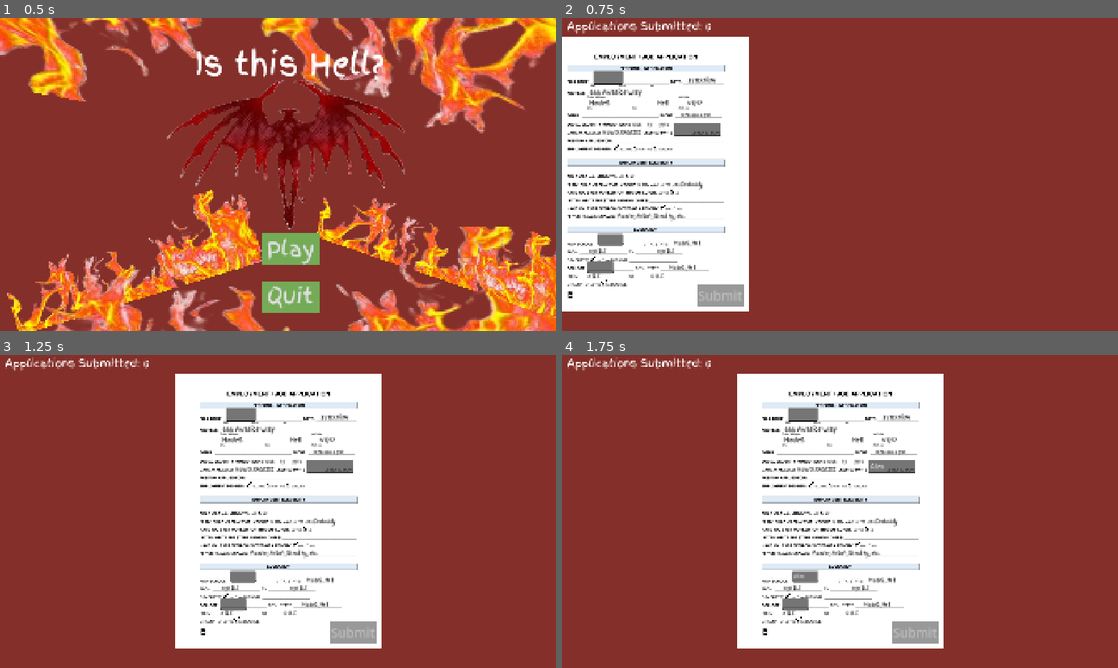
Above: before the commit, frames 1-4 (two rows, left to right).
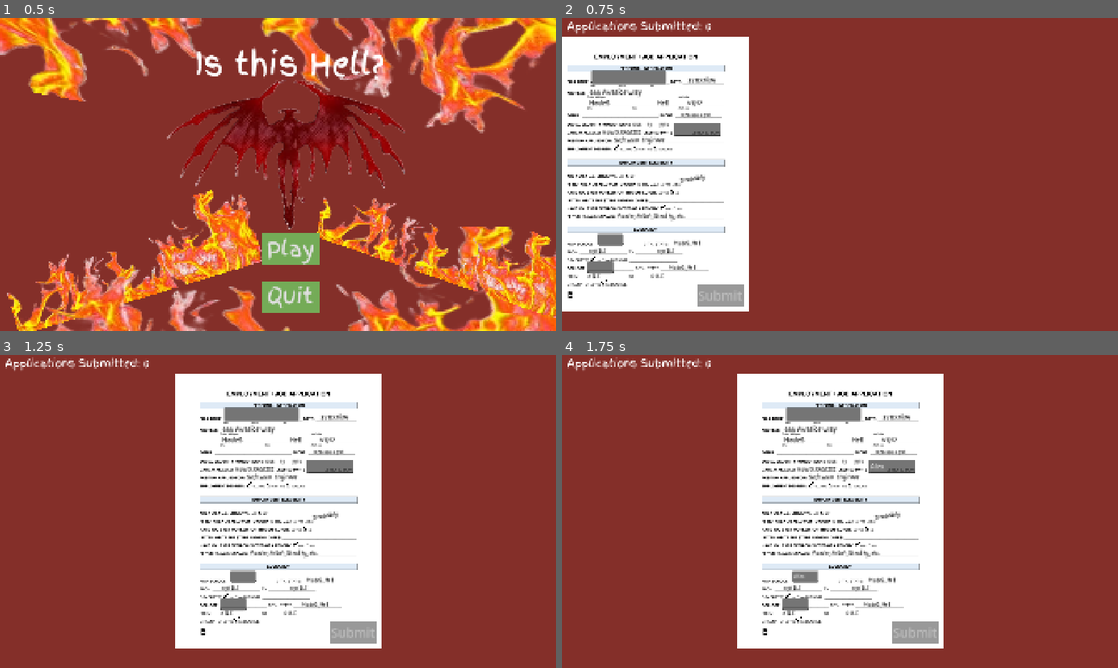
Above: after the commit, the same moments.

Repository: Nick-Binetti/Roll-Your-Fate-Jam-Spring-26-
Game: Godot game, scene res://MainMenu.tscn
Same seed, same stepped clock (60 frames per second), same inputs: the game is played once before the commit and once after it.
Inputs (mouse positions are in pixels of both pictures, inside the frame that each line leads up to):
- Up to frame 1 (0.5 s): no input
- Up to frame 2 (0.75 s): click "Play" at 0.5 s
- Up to frame 3 (1.25 s): no input
- Up to frame 4 (1.75 s): click (890, 467) at 1.27 s; type "Alex" at 1.35 s; click (806, 577) at 1.5 s; type "Alex" at 1.58 s; click (795, 605) at 1.73 s

Frame 1 is identical in both runs. In frame 2, 0.7% of the frame differs, in the area x 5-26%, y 16-55%; in frame 3, 0.7%, in the area x 40-61%, y 16-55%; in frame 4, 0.7%.

Commit message:
done frfr

Diff:
--- a/is-this-hell/WinScene.tscn
+++ b/is-this-hell/WinScene.tscn
@@ -26,6 +26,7 @@
 text = "You've Won"
 
 [node name="Label" type="Label" parent="Label"]
+layout_mode = 0
 offset_left = -504.0
 offset_top = 188.0
 offset_right = 1113.0
--- a/is-this-hell/employment_job_application.tscn
+++ b/is-this-hell/employment_job_application.tscn
@@ -59,10 +59,11 @@
 script = ExtResource("2_5fywi")
 
 [node name="NameTextBox" type="LineEdit" parent="."]
-offset_left = -140.178
-offset_top = -266.45
-offset_right = -40.1777
-offset_bottom = -224.45
+custom_minimum_size = Vector2(250, 0)
+offset_left = -145.174
+offset_top = -266.917
+offset_right = 104.826
+offset_bottom = -224.917
 scale = Vector2(0.797712, 0.840001)
 theme_override_fonts/font = ExtResource("3_jrjui")
 theme_override_font_sizes/font_size = 18
@@ -173,13 +174,14 @@
 text = " NOW PLEASEEEE"
 
 [node name="ProbablyText" type="Label" parent="."]
-offset_left = 94.2086
-offset_top = 18.797
-offset_right = 163.209
-offset_bottom = 41.797
-theme_override_colors/font_color = Color(0, 0, 0, 1)
-theme_override_fonts/font = ExtResource("3_jrjui")
-theme_override_font_sizes/font_size = 12
+offset_left = 89.5753
+offset_top = 8.27068
+offset_right = 158.576
+offset_bottom = 31.2707
+rotation = -0.186773
+theme_override_colors/font_color = Color(0, 0, 0, 1)
+theme_override_fonts/font = ExtResource("3_jrjui")
+theme_override_font_sizes/font_size = 14
 text = "Probably"
 
 [node name="FelonyText" type="Label" parent="."]
@@ -396,6 +398,16 @@
 &"": SubResource("AnimationLibrary_wbp3g")
 }
 
+[node name="PositionLabel" type="Label" parent="."]
+offset_left = -84.9421
+offset_top = -97.7444
+offset_right = 48.0579
+offset_bottom = -74.7444
+theme_override_colors/font_color = Color(0, 0, 0, 1)
+theme_override_fonts/font = ExtResource("3_jrjui")
+theme_override_font_sizes/font_size = 14
+text = "Software Engineer"
+
 [connection signal="text_changed" from="NameTextBox" to="." method="_on_name_text_box_text_changed"]
 [connection signal="text_changed" from="PayTextBox" to="." method="_on_pay_text_box_text_changed"]
 [connection signal="text_changed" from="HsTextBox" to="." method="_on_hs_text_box_text_changed"]
Not shown, changed: is-this-hell/export_presets.cfg
Not shown, added: Is-This-Hell.exe
